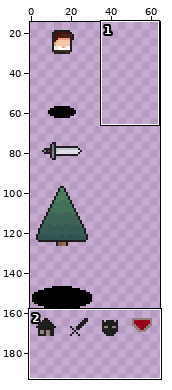
File history of a sprite sheet, public/textures/atlas.png. The first picture is a wide view before the edit; the outline marks the close-up.
Close-up. First the earlier version:
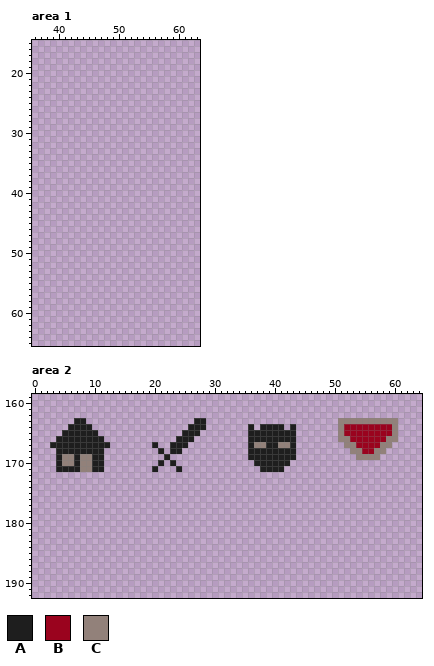
The file is 256x256 pixels. Shown: area 1: x 36..63, y 15..65; area 2: x 0..64, y 159..192. The wide view leaves out empty margins.
Palette (. is transparent): A #1e1e1e  B #9a031e  C #92817a
Pixels before, area 2, first column x 3:
163 ....AA..................AA......................CCCCCCCCCC
164 ...AAAA................AAA.......A.AAAA.A.......CBBBBBBBBC
165 ..AAAAAA..............AAA........AAAAAAAA.......CBBBBBBBBC
166 .AAAAAAAA............AAA.........AAAAAAAA.......CCBBBBBBCC
167 AAAAAAAAAA.......A..AAA..........ACCAACCA........CCBBBBCC.
168 .AAAAAAAA.........A.AA...........AAAAAAAA.........CCBBCC..
169 .ACCACCAA..........A.............AAAAAAAA..........CCCC...
170 .ACCACCAA.........A.A.............AAAAAA..................
171 .AAAACCAA........A...A.............AAAA...................
After the commit:
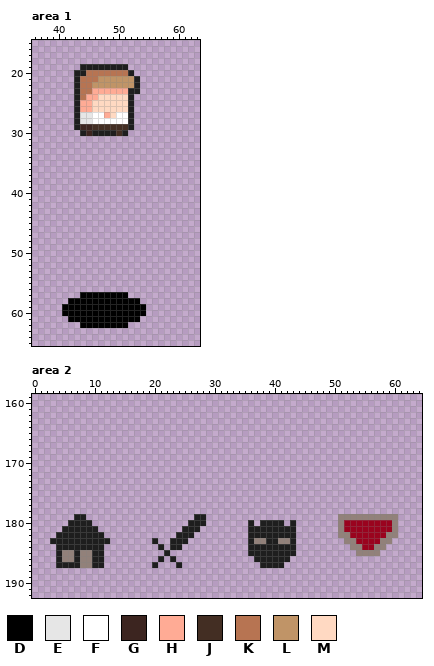
Colours new in this view: D #000000  E #e6e6e6  F #ffffff  G #3c2520  H #ffab95  J #432e23  K #b77452  L #c09467  M #ffd9c2
Diff:
Area 1:
The author put colour A in row 19 at x 44 to 51; in row 20 at x 43 to 44 and 52; in rows 21 to 22 at x 43 and 53; in row 23 at x 43 and 52 to 53; in rows 24 to 29 at x 43 and 52; in row 30 at x 44, 46 to 49 and 51.
The author put colour D in row 57 at x 44 to 51; in row 58 at x 42 to 53; in rows 59 to 60 at x 41 to 54; in row 61 at x 42 to 53; in row 62 at x 44 to 51.
The author put colour E in rows 27 to 28 at x 44 to 45.
The author put colour F in row 27 at x 46 to 47 and 50 to 51; in row 28 at x 46 to 51.
The author put colour G in row 29 at x 44 to 45; in row 30 at x 45.
The author put colour H in row 23 at x 46 to 51; in row 24 at x 45 to 46; in rows 25 to 26 at x 44 to 45; in row 27 at x 48.
The author put colour J in row 29 at x 46 to 51; in row 30 at x 50.
The author put colour K in row 20 at x 45 to 51; in row 21 at x 44 to 46; in rows 22 to 23 at x 44 to 45; in row 24 at x 44.
The author put colour L in row 21 at x 47 to 52; in row 22 at x 46 to 52.
The author put colour M in row 24 at x 47 to 51; in rows 25 to 26 at x 46 to 51; in row 27 at x 49.
Area 2:
The author put colour A in row 179 at x 7 to 8 and 27 to 28; in row 180 at x 6 to 9, 26 to 28, 36, 38 to 41 and 43; in row 181 at x 5 to 10, 25 to 27 and 36 to 43; in row 182 at x 4 to 11, 24 to 26 and 36 to 43; in row 183 at x 3 to 12, 20, 23 to 25, 36, 39 to 40 and 43; in row 184 at x 4 to 11, 21, 23 to 24 and 36 to 43.
The author put colour A in row 185 at x 4, 7, 10 to 11, 22 and 36 to 43; in row 186 at x 4, 7, 10 to 11, 21, 23 and 37 to 42; in row 187 at x 4 to 7, 10 to 11, 20, 24 and 38 to 41.
The author put colour B in rows 180 to 181 at x 52 to 59; in row 182 at x 53 to 58; in row 183 at x 54 to 57; in row 184 at x 55 to 56.
The author put colour C in row 179 at x 51 to 60; in rows 180 to 181 at x 51 and 60; in row 182 at x 51 to 52 and 59 to 60; in row 183 at x 37 to 38, 41 to 42, 52 to 53 and 58 to 59; in row 184 at x 53 to 54 and 57 to 58; in row 185 at x 5 to 6, 8 to 9 and 54 to 57.
The author put colour C in row 186 at x 5 to 6 and 8 to 9; in row 187 at x 8 to 9.
Colour A is gone in row 163 at x 7 to 8 and 27 to 28; in row 164 at x 6 to 9, 26 to 28, 36, 38 to 41 and 43; in row 165 at x 5 to 10, 25 to 27 and 36 to 43; in row 166 at x 4 to 11, 24 to 26 and 36 to 43; in row 167 at x 3 to 12, 20, 23 to 25, 36, 39 to 40 and 43; in row 168 at x 4 to 11, 21, 23 to 24 and 36 to 43.
Colour A is gone in row 169 at x 4, 7, 10 to 11, 22 and 36 to 43; in row 170 at x 4, 7, 10 to 11, 21, 23 and 37 to 42; in row 171 at x 4 to 7, 10 to 11, 20, 24 and 38 to 41.
Colour B is gone in rows 164 to 165 at x 52 to 59; in row 166 at x 53 to 58; in row 167 at x 54 to 57; in row 168 at x 55 to 56.
Colour C is gone in row 163 at x 51 to 60; in rows 164 to 165 at x 51 and 60; in row 166 at x 51 to 52 and 59 to 60; in row 167 at x 37 to 38, 41 to 42, 52 to 53 and 58 to 59; in row 168 at x 53 to 54 and 57 to 58; in row 169 at x 5 to 6, 8 to 9 and 54 to 57.
Colour C is gone in row 170 at x 5 to 6 and 8 to 9; in row 171 at x 8 to 9.
